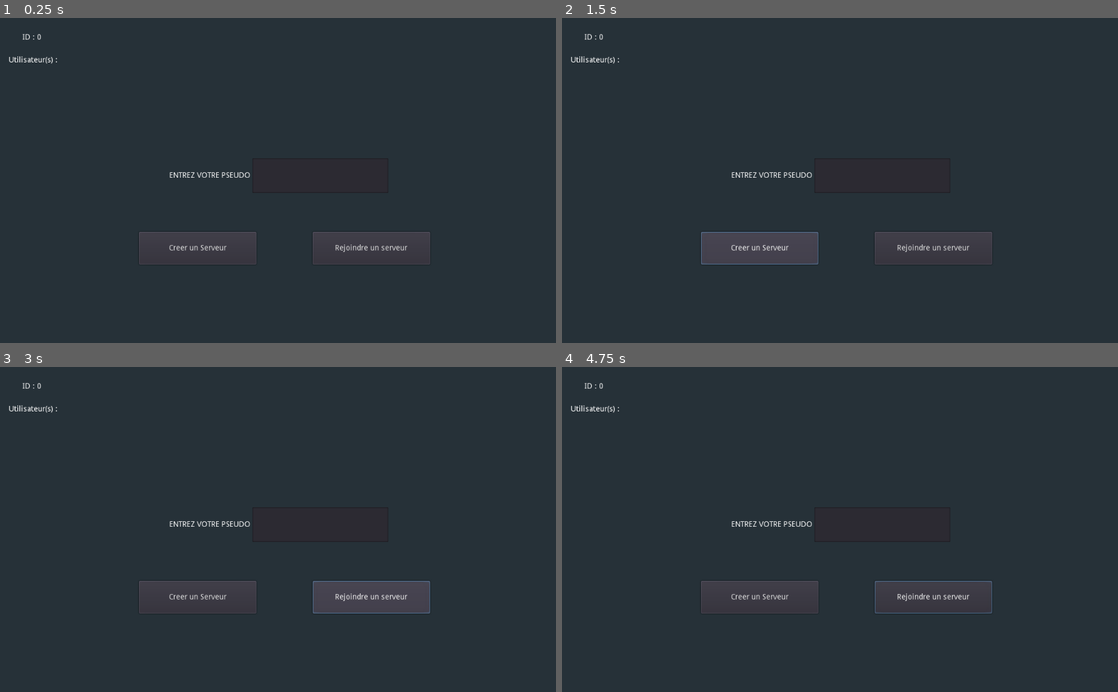
Above: before the commit, frames 1-4 (two rows, left to right).
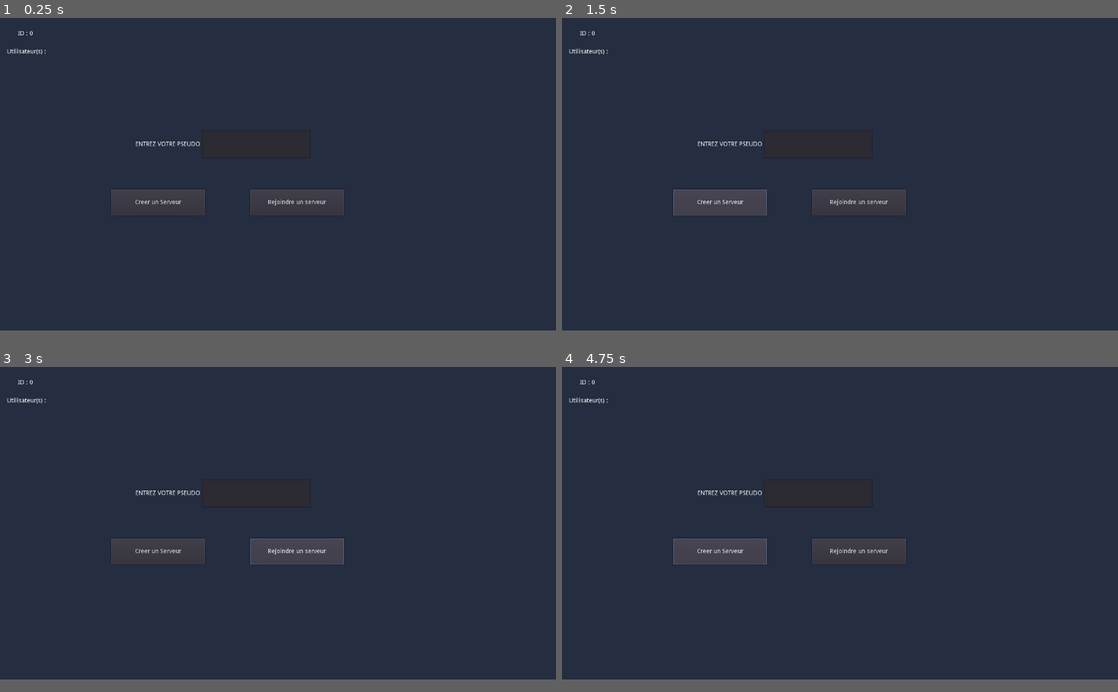
Above: after the commit, the same moments.

Repository: ArthurBajt/ARKED-Dixit-GODOT
Game: Godot game, scene res://Scenes/Menu/Menu.tscn
Same seed, same stepped clock (60 frames per second), same inputs: the game is played once before the commit and once after it.
Inputs (mouse positions are in pixels of both pictures, inside the frame that each line leads up to):
- Up to frame 1 (0.25 s): no input
- Up to frame 2 (1.5 s): click "Creer un Serveur" at 0.5 s; click "Creer un Serveur" at 1.25 s
- Up to frame 3 (3 s): click "Creer un Serveur" at 2 s; click "Rejoindre un serveur" at 2.75 s
- Up to frame 4 (4.75 s): move the mouse to (962, 513) at 3.52 s; click (962, 513) at 3.67 s; move the mouse to (728, 545) at 4.27 s; click (728, 545) at 4.42 s
The window is 800x468 before the commit and 800x450 after it. Grey fills any space a smaller window leaves; there, only what the larger window draws over its background counts as a difference.

The runs differ from the first frame. In frame 1, 3.2% of the frame differs, in the area x 1-78%, y 3-76%; in frame 2, 5.3%; in frame 3, 5.3%; in frame 4, 4.0%.

Commit message:
je commit pour le bo jeu

Diff:
--- a/project.godot
+++ b/project.godot
@@ -35,7 +35,6 @@
 config/name="ARKED-Dixit-GODOT"
 run/main_scene="res://Scenes/Menu/Menu.tscn"
 config/icon="res://icon.png"
-config/windows_native_icon="res://icone.ico"
 
 [autoload]
 
@@ -44,10 +43,15 @@
 R="*res://Scripts/R.gd"
 Debug="*res://Scripts/Debug.gd"
 
+[display]
+
+window/size/width=1280
+window/size/height=720
+
 [rendering]
 
 quality/driver/driver_name="GLES2"
 vram_compression/import_etc=true
 vram_compression/import_etc2=false
-environment/default_clear_color=Color( 0.14902, 0.192157, 0.219608, 1 )
+environment/default_clear_color=Color( 0.145098, 0.176471, 0.25098, 1 )
 environment/default_environment="res://default_env.tres"
Not shown, added: commit.txt
